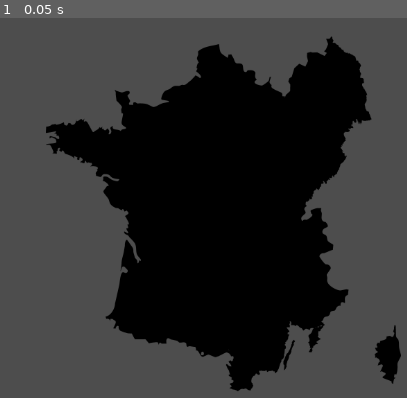
Above: before the commit, frame 1.
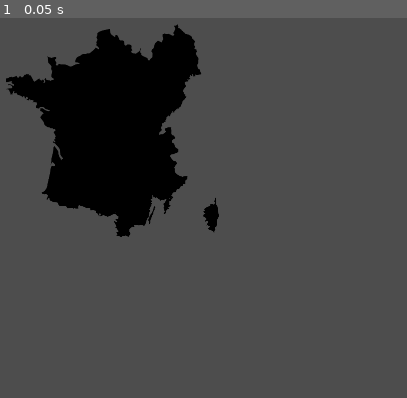
Above: after the commit, the same moment.

Repository: Nolan-Pin/GeoTrain
Game: Godot game, scene res://main.tscn
Same seed, same stepped clock (60 frames per second), same inputs: the game is played once before the commit and once after it.
Inputs:
- Up to frame 1 (0.05 s): no input

The runs differ from the first frame. In frame 1, 44% of the frame differs, in the area x 1-99%, y 1-99%.

Commit message:
Create a config file specifying each entry
Each country has:
- name
- path to its image
- iso 3166-1 2 letter code

Diff:
--- /dev/null
+++ b/data/country_attributes.tres
@@ -0,0 +1,12 @@
+[gd_resource type="JSON" format=3 uid="uid://dgadmmma3uub4"]
+
+[resource]
+data = [{
+"country_code": "fr",
+"name": "france",
+"shape": "res://img/fr.png"
+}, {
+"country_code": "se",
+"name": "serbie",
+"shape": "res://img/se.png"
+}]
--- a/project.godot
+++ b/project.godot
@@ -15,6 +15,12 @@
 config/features=PackedStringArray("4.3", "Forward Plus")
 config/icon="res://icon.svg"
 
+[display]
+
+window/size/viewport_width=1920
+window/size/viewport_height=1080
+window/size/mode=2
+
 [input]
 
 select={
